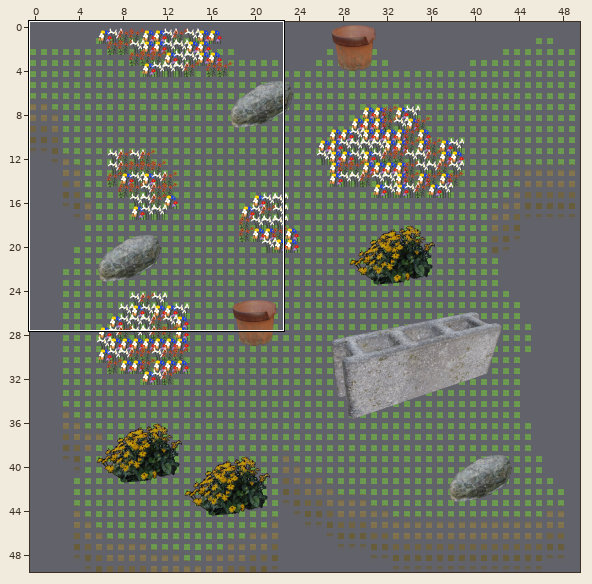
One commit to this Tiled map: scripts/world/maps/chapter1/farm_world/garden_treasurehunt.tmx. Above, an overview of the earlier version with the close-up marked.
Close-up. Old version:
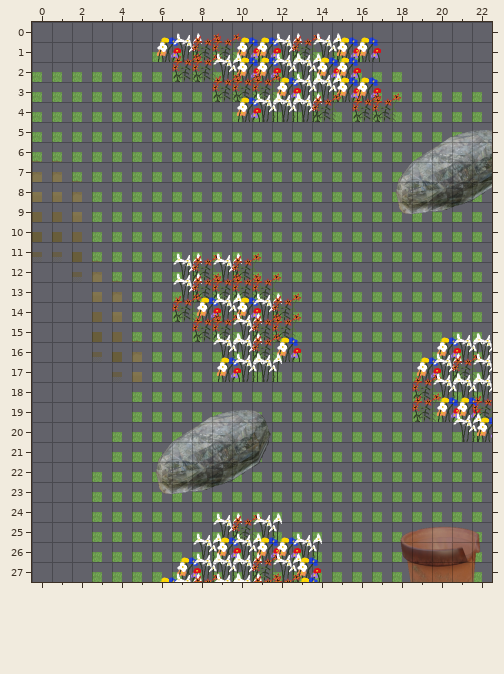
Cells are 40x40 px. Shown: x 0..22, y 0..27. The commit also changed other parts of the map, which this record leaves out.
New version:
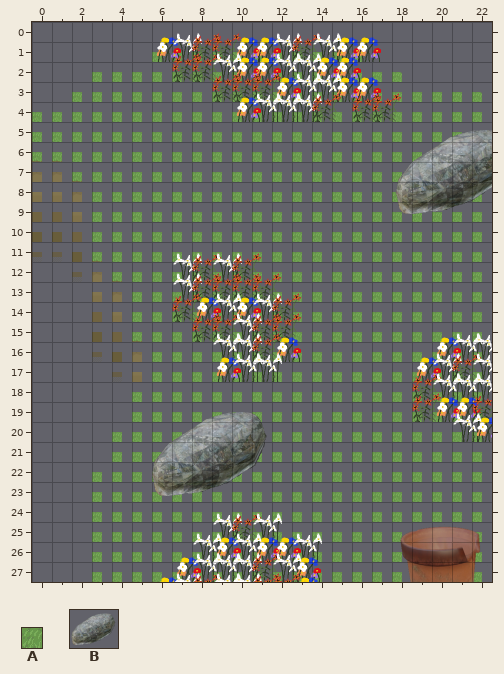
Key: from "garden": A 4; from "garden_extras": B 36 "pikmin3_rock".
_ is an empty cell.
Objects are placed by their top-left corner, in cells (3,4 is the top-left corner of cell 3,4); size is 1x1 cell unless given.
The edit:
Layer "Camada de Blocos 1":
y 2: x 0..2 AAA -> ___
y 3: x 0..1 AA -> __
Layer "objects_party":
changed: B "pikmin3_rock" at 6,18.9 size 6.3x5 -> B "pikmin3_rock" at 5.8,19.1 size 6.3x5
Boxes around the changes in both close-ups, in picture pixels (x1, y1, x2, y2):
removed: (32, 72, 82, 102)
changed: (152, 410, 271, 496)
